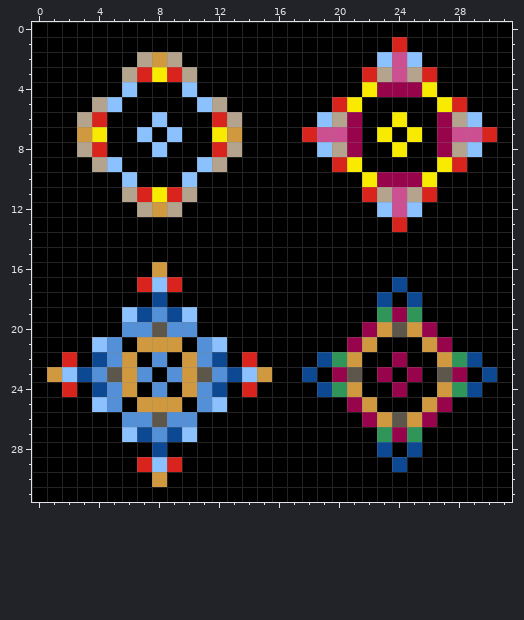
Pixel-art sprite: Assets/Icon.png. This is how it looked before the edit.
The file is 32x32 pixels.
After the commit:
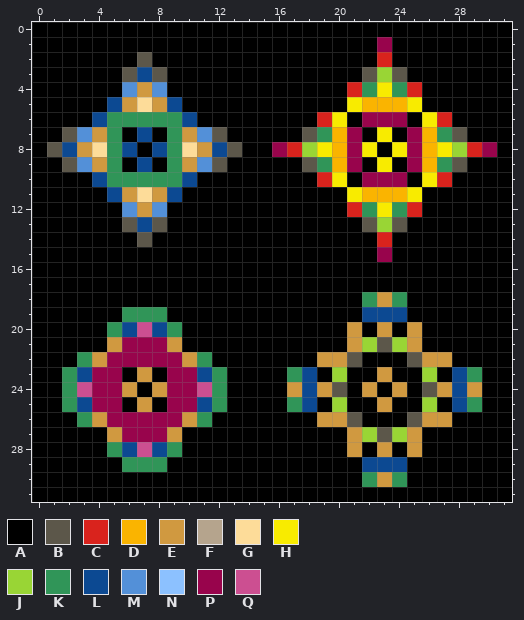
Palette (. is transparent): A #000000  B #5c574a  C #d9231d  D #fab400  E #d09940  F #b5a48d  G #fddc99  H #f8eb00  J #99d535  K #309558  L #0c4992  M #5390d8  N #8cc1ff  P #98044c  Q #cc4f91
From the commit log: Fix palette in title screen and icon
Changes in this commit:
Changed rows in their new state; - is an unchanged pixel.
first column x 1:
 1 ----------------------PA------
 2 ------BAA-------------CAA-----
 3 -----BLBAA-----------BJBAA----
 4 -----MEM-A----------CKHKCA----
 5 ---ALEGEL-AA-------A-DDDH-AA--
 6 --ALKKKKKL-AA-----CHAPPP-HCAA-
 7 -BMEK-L-KEMBA----BKD----PDKBAA
 8 BLEGKL-LKGELB--PCJHD-H--PDHJCP
 9 -BMEK-L-KEMB-----BKDP-H-PDKB--
10 ---LKKKKKL--------CH-P--A-C---
11 ----LEGELA----------HDDDHA----
12 -----MEMA-----------CKHKC-----
13 -----BLB-------------BJB------
14 ------B---------------C-------
15 ----------------------P-------
16 -------A----------------------
17 ------AAA--------------A------
18 -------A-------------KEKA-----
19 -----KKKAA-----------LLLA-----
20 ----KLQLKA----------EA-A-A----
21 ---AEPPP--AA--------EJBJEAA---
22 -AKEPPPPP-KA-A----EEB--ABE-AA-
23 AK-PPAE-PPLKAAA-K--JA-E-AJALKA
24 -KQPP--EPPQK-A--ELEBAE-E-B-LE-
25 -KLPP--APPLK----KL-JAAE--JALK-
26 --KEPPPPPEK-------EEBAAABEE---
27 ----EPPPEA----------EJBJE-----
28 ----KLQ-K-----------E-E-E-----
29 -----KKKA------------LL-------
30 -------A-------------KEK------
Where, in picture pixels (left, top, right, bottom), the same in both pictures:
changed: (47, 37, 497, 487)
